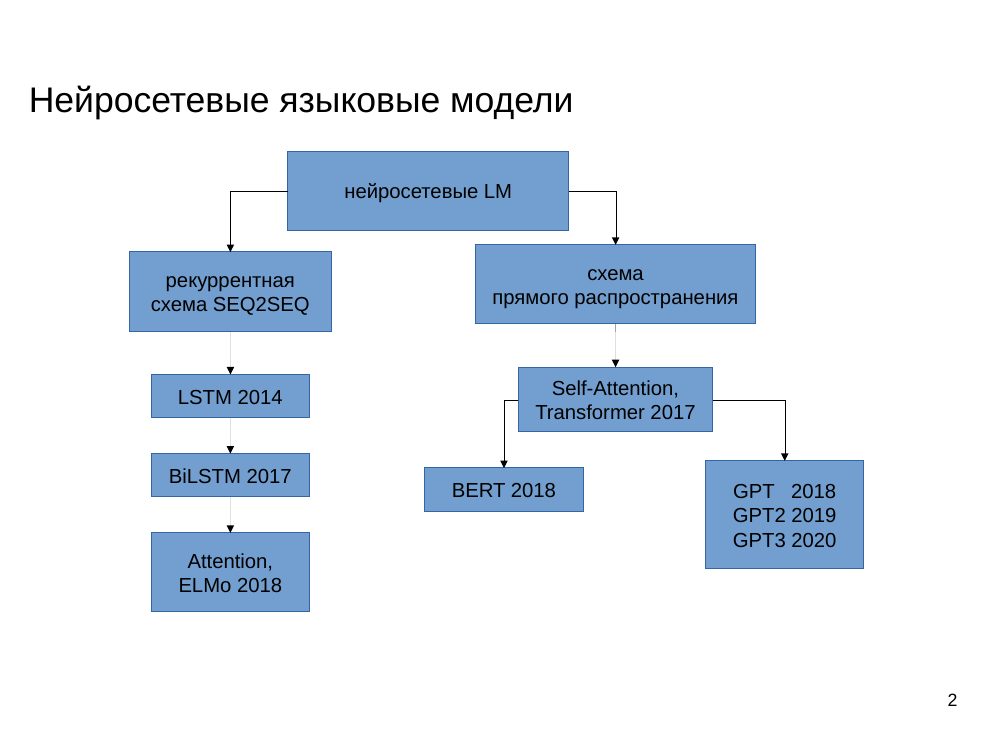
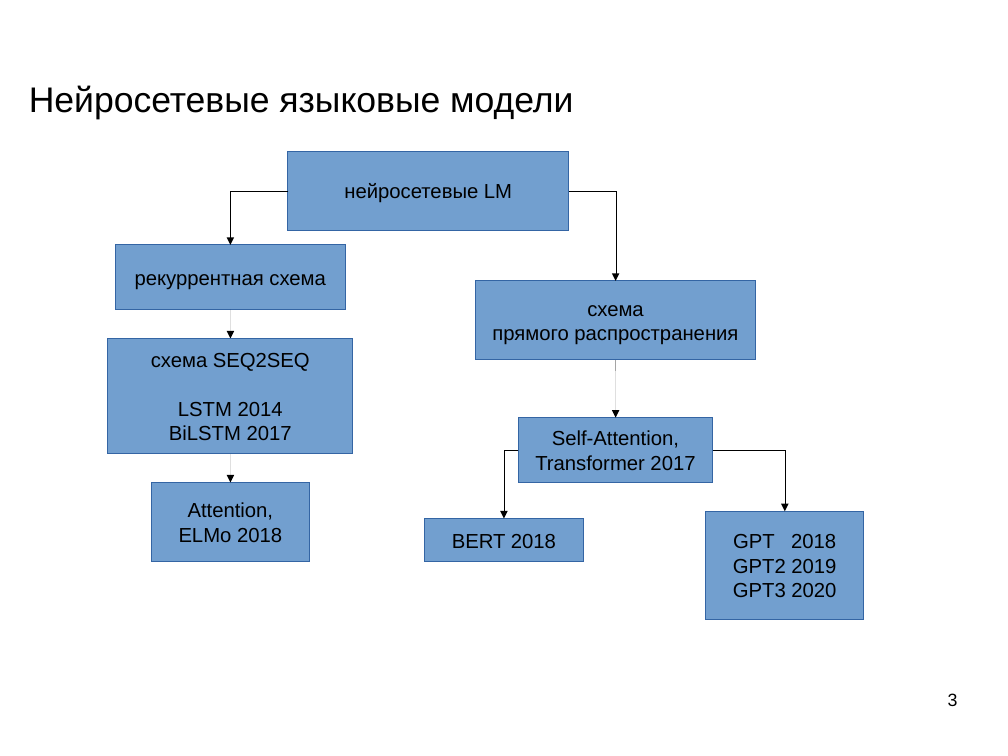
Before and after one commit to mechanoid5/ml_nlp_2022, a slide deck: slide 3 of 11-ann-lang-model.odp (slide 2 before the commit). Drawn at 1008x756 pixels with LibreOffice and Linux fonts; fonts in the diff are those of the drawing; background and template pictures are left out. Boxes give left, top, right and bottom in pixels: in the first picture for what was removed or moved away, otherwise in the second. Text is boxed around its words. In the diff, an @@ line names an element or a change of style, - is before the commit and + after.

```diff
--- a/11-ann-lang-model.odp
+++ b/11-ann-lang-model.odp
@@ elbow arrow moved from (288, 191) - (231, 252) to (288, 191) - (231, 245) @@
@@ elbow arrow moved from (569, 191) - (616, 245) to (569, 191) - (616, 281) @@
@@ rectangle "рекуррентная схема": place and size @@
-rectangle "рекуррентная схема" at (130, 252, 331, 332)
+rectangle "рекуррентная схема" at (115, 245, 346, 310)
@@ text in rectangle at (135, 274, 326, 290): text changed @@
-рекуррентная
-схема SEQ2SEQ
+рекуррентная схема
@@ rectangle "схема": place and size @@
-rectangle "схема" at (476, 245, 756, 325)
+rectangle "схема" at (476, 281, 756, 360)
@@ arrow moved from (231, 331) - (231, 374) to (231, 310) - (231, 338) @@
@@ rectangle "схема SEQ2SEQ": place and size @@
-rectangle "схема SEQ2SEQ" at (151, 374, 309, 417)
+rectangle "схема SEQ2SEQ" at (108, 338, 353, 454)
@@ text in rectangle at (151, 353, 310, 371): paragraph added @@
+схема SEQ2SEQ
@@ arrow moved from (616, 324) - (616, 368) to (616, 360) - (616, 418) @@
@@ text in rectangle at (169, 425, 292, 440): paragraph added @@
+BiLSTM 2017
@@ rectangle removed at (151, 454, 309, 497) @@
-BiLSTM 2017
@@ arrow moved from (231, 418) - (231, 454) to (231, 454) - (231, 483) @@
@@ 3 rectangles, 2 elbow arrows: place and size @@
-3 rectangles, 2 elbow arrows at (425, 368, 864, 569)
+3 rectangles, 2 elbow arrows at (425, 418, 864, 619)
@@ rectangle "Attention,": place and size @@
-rectangle "Attention," at (151, 533, 309, 613)
+rectangle "Attention," at (151, 483, 309, 563)
@@ arrow removed from (231, 497) to (231, 533) @@
@@ rectangle removed at (151, 533, 309, 576) @@
-ELMo 2018
@@ page number at (948, 693, 958, 706): text changed @@
-2
+3
```
Also in this commit, not shown: 9 slides added, 1 slide removed.
